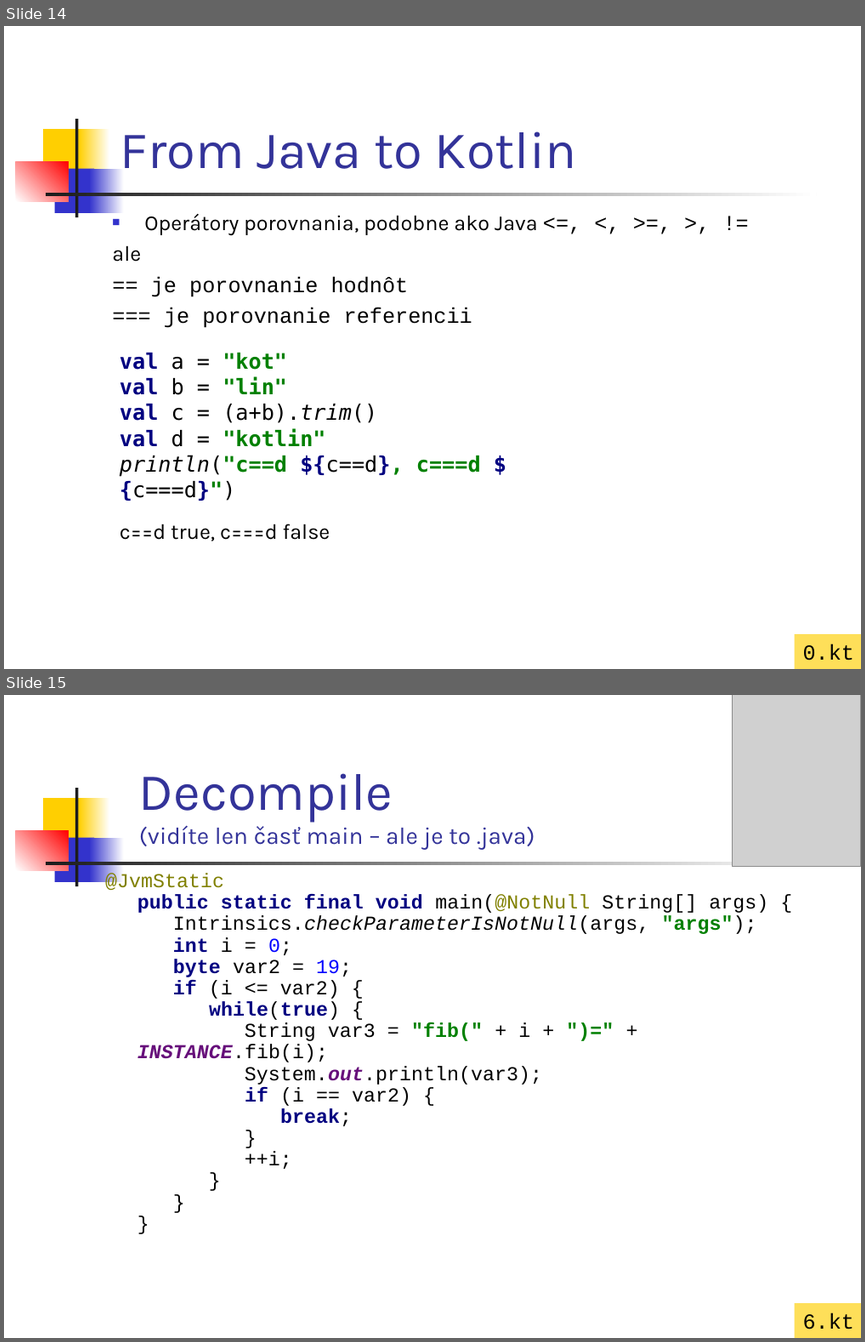
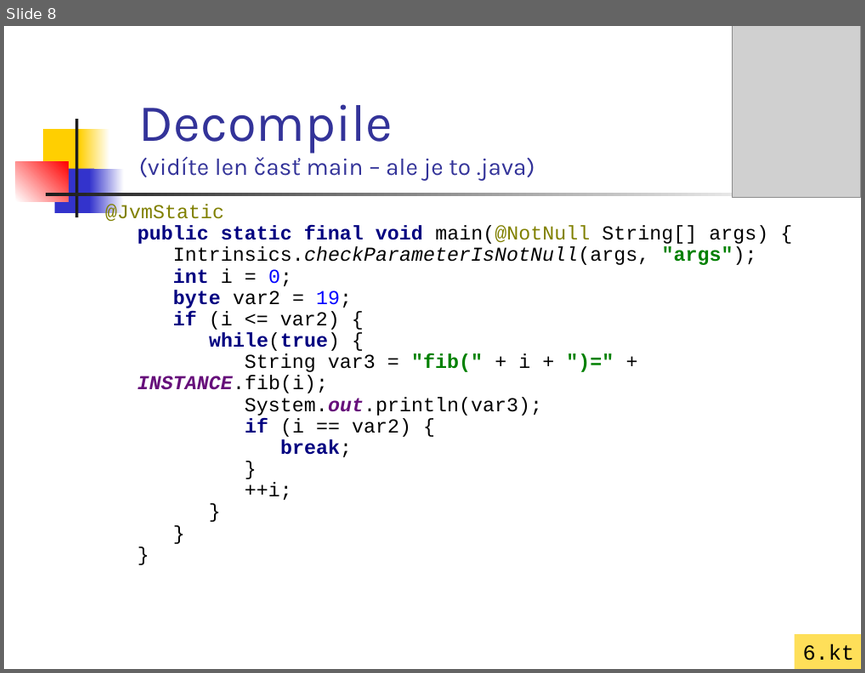
Before and after one commit to vmandro/Prednasky, a slide deck: 02/02_Kotlin.ppt. Shown one above the other, each under a label of ours: slides 14 and 15 before the commit, slide 8 after it. The pictures are 865x1342 and 865x673 pixels, drawn with LibreOffice and Linux fonts; fonts in the diff are those of the drawing; grey boxes stand for pictures. Boxes give left, top, right and bottom in pixels: in the first picture for what was removed or moved away, otherwise in the second. Text is boxed around its words. In the diff, an @@ line names an element or a change of style, - is before the commit and + after.

```diff
--- a/02/02_Kotlin.ppt
+++ b/02/02_Kotlin.ppt
@@ slide 14 removed at (4, 26, 861, 669), background #FFFFFF; not listed: 7 template elements that a slide beside it also shows @@
@@ title removed at (120, 131, 577, 169) @@
-From Java to Kotlin
@@ text removed at (112, 214, 538, 328) @@
-■ Operátory porovnania, podobne ako Java <=, <, >=, >, !=
-ale
-== je porovnanie hodnôt
-=== je porovnanie referencii
@@ text removed at (120, 352, 481, 541) @@
-val a = "kot"
-val b = "lin"
-val c = (a+b).trim()
-val d = "kotlin"
-println("c==d ${c==d}, c===d ${c===d}")
-c==d true, c===d false
@@ rectangle removed at (794, 635, 861, 669) @@
-0.kt
@@ what was slide 15 is now slide 8 @@
```
Also in this commit, not shown: 2 slides changed, 19 other slides removed, 6 other files.
